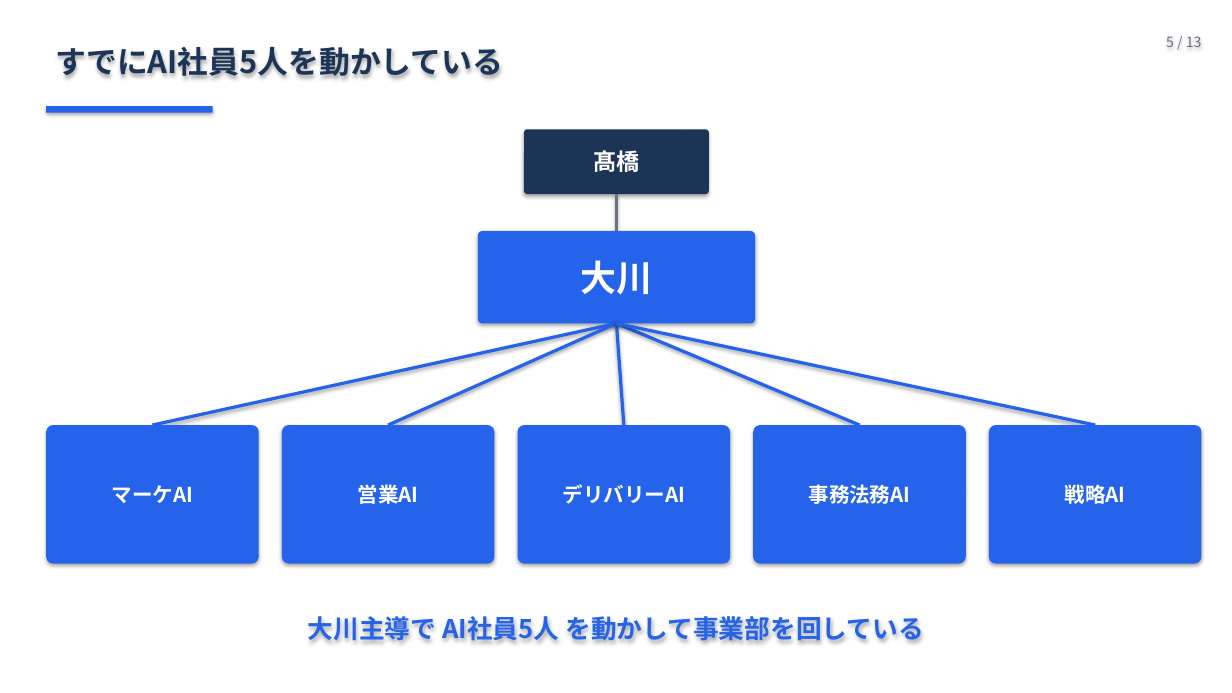
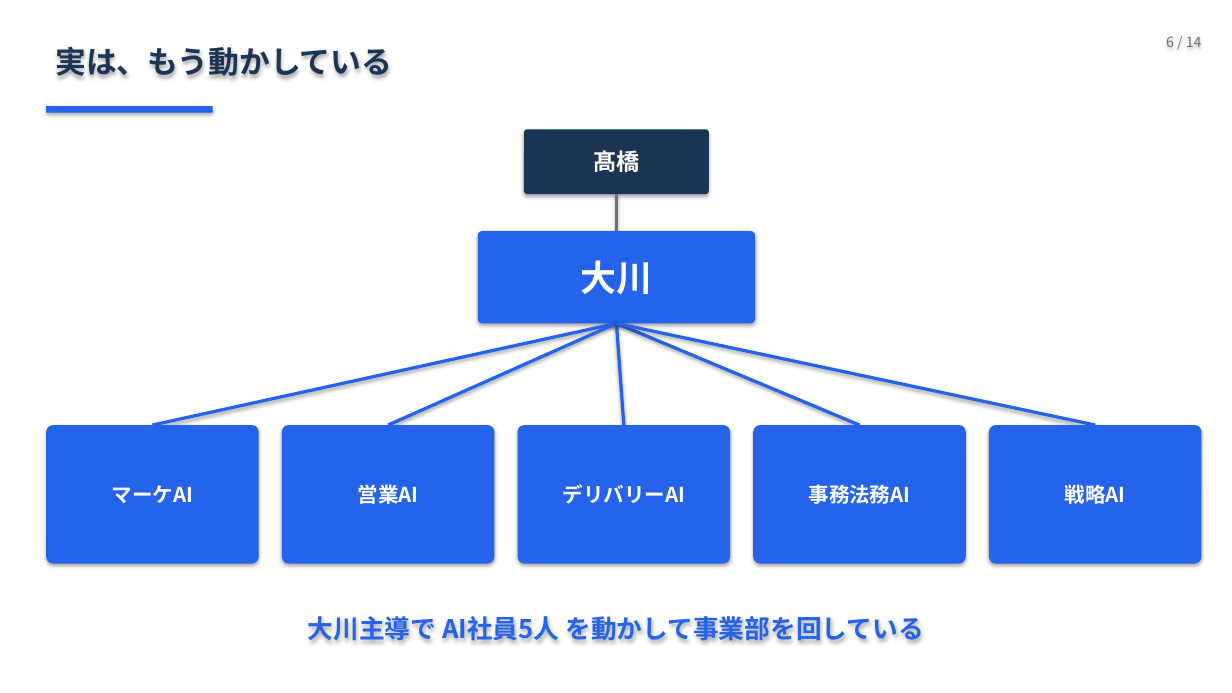
Before and after one commit to Ryunosuke-Okawa/Ryunosuke-n1, a slide deck: slide 6 of strategy/AI社員5人_発表_20260426.pptx (slide 5 before the commit). Drawn at 1232x693 pixels with LibreOffice and Linux fonts; fonts in the diff are those of the drawing. Boxes give left, top, right and bottom in pixels: in the first picture for what was removed or moved away, otherwise in the second. Text is boxed around its words. In the diff, an @@ line names an element or a change of style, - is before the commit and + after.

```diff
--- a/strategy/AI社員5人_発表_20260426.pptx
+++ b/strategy/AI社員5人_発表_20260426.pptx
@@ text at [55,47,392,79]: text changed @@
-すでにAI社員5人を動かしている
+実は、もう動かしている
@@ text at [1166,36,1202,47]: text changed @@
-5 / 13
+6 / 14
```
Also in this commit, not shown: 11 other slides changed, 1 slide added, 1 other file.
